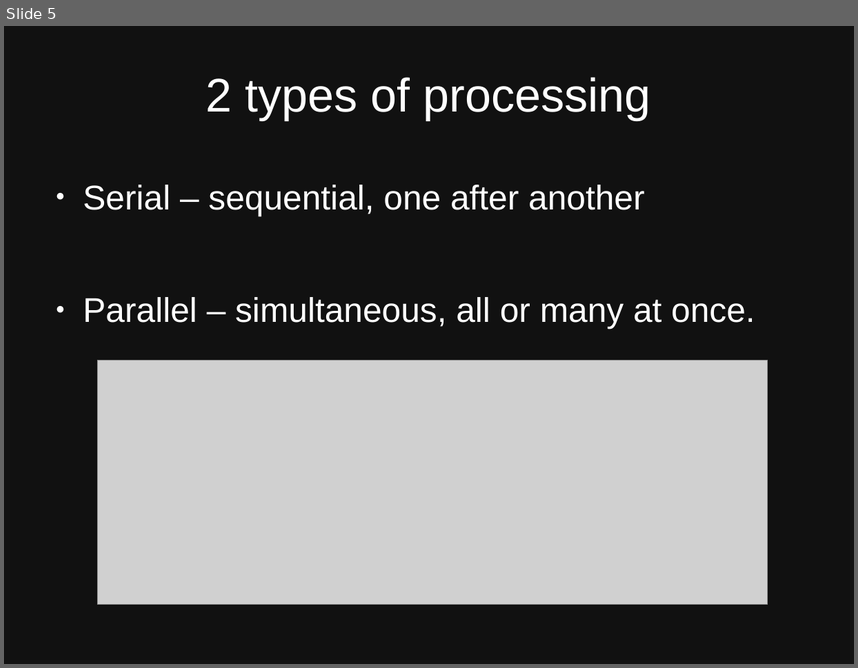
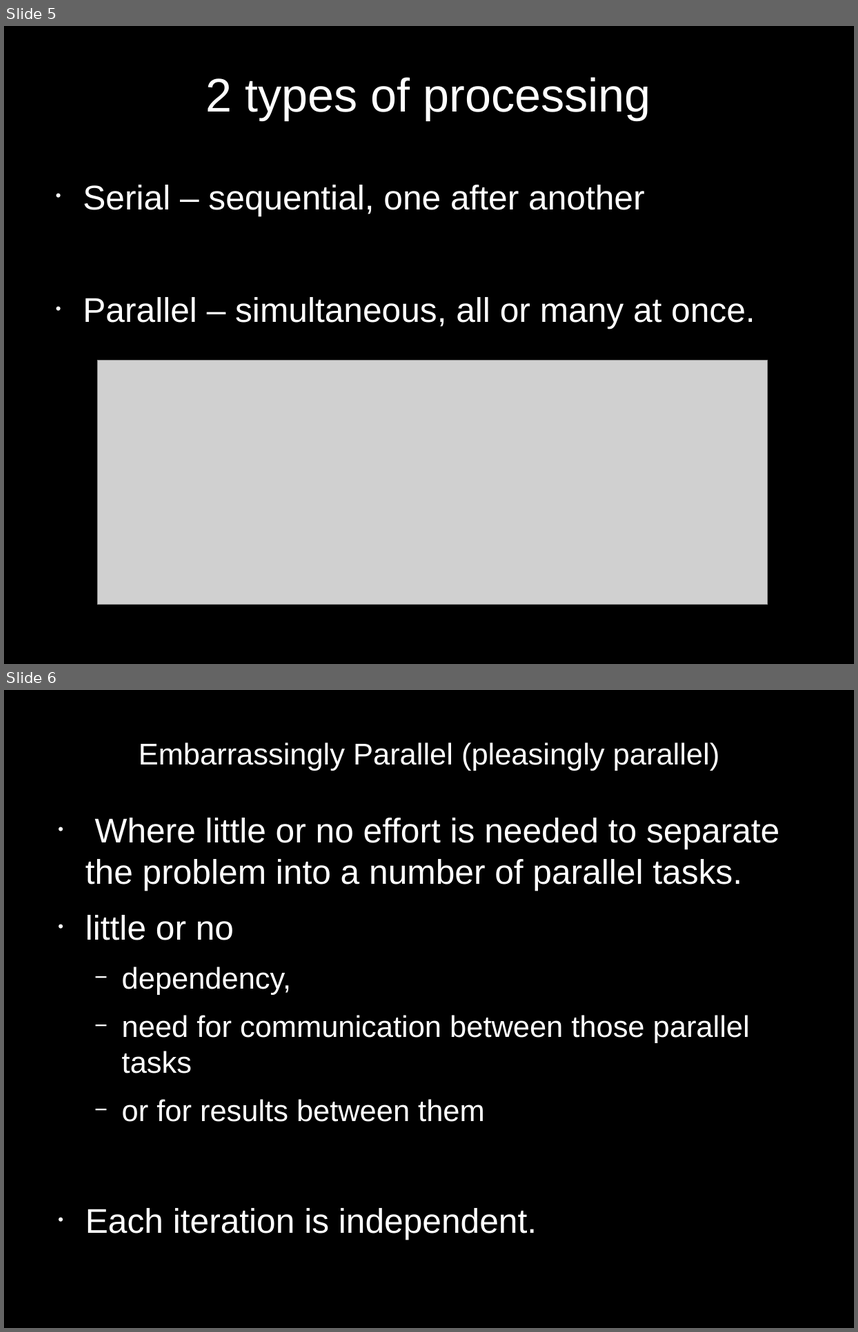
Before and after one commit to jason-neal/PC_Joblib_parrallelization, a slide deck: Embarisingly Parallel.odp. Shown one above the other, each under a label of ours: slide 5 before the commit, slides 5 and 6 after it. The pictures are 858x668 and 858x1332 pixels, drawn with LibreOffice and Linux fonts; fonts in the diff are those of the drawing; grey boxes stand for pictures. Boxes give left, top, right and bottom in pixels: in the first picture for what was removed or moved away, otherwise in the second. Text is boxed around its words. In the diff, an @@ line names an element or a change of style, - is before the commit and + after.

```diff
--- a/Embarisingly Parallel.odp
+++ b/Embarisingly Parallel.odp
@@ slide 6 added at [4,690,854,1328], background #000000 @@
@@ title added at [139,742,720,771], 28 pt, text #FFFFFF @@
+Embarrassingly Parallel (pleasingly parallel)
@@ text added at [85,818,780,1240], 32 pt, text #FFFFFF @@
+• Where little or no effort is needed to separate the problem into a number of parallel tasks.
+• little or no
+  − dependency,
+  − need for communication between those parallel tasks
+  − or for results between them
+• Each iteration is independent.
@@ slide 5 changed as well @@
@@ background #111111 to #000000 @@
@@ text "Serial – sequential, one after ..." at [83,185,755,328]: bullet ● to • @@
```
Also in this commit, not shown: 3 other slides changed, 11 other slides added, 4 slides removed, 4 other files.
